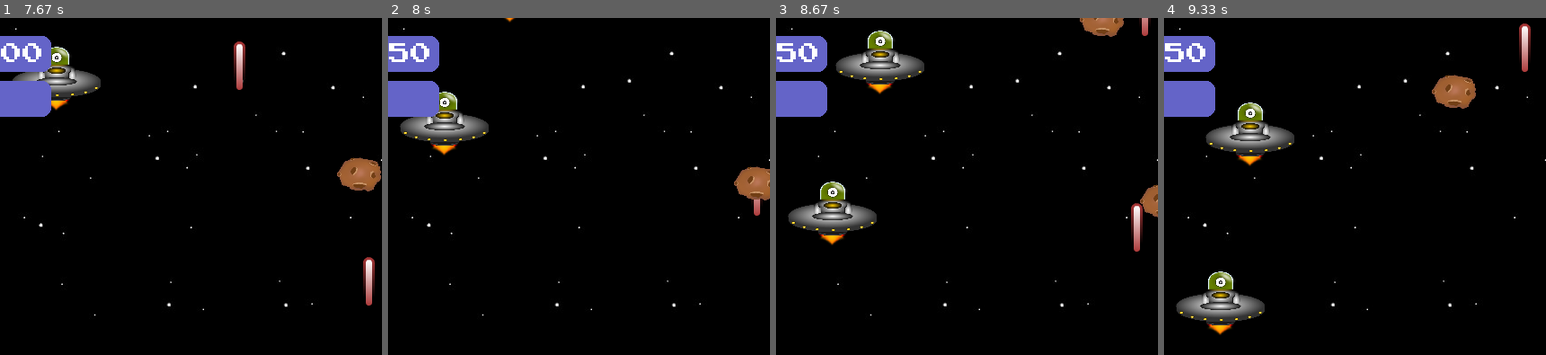
Above: before the commit, frames 1-4 (left to right).
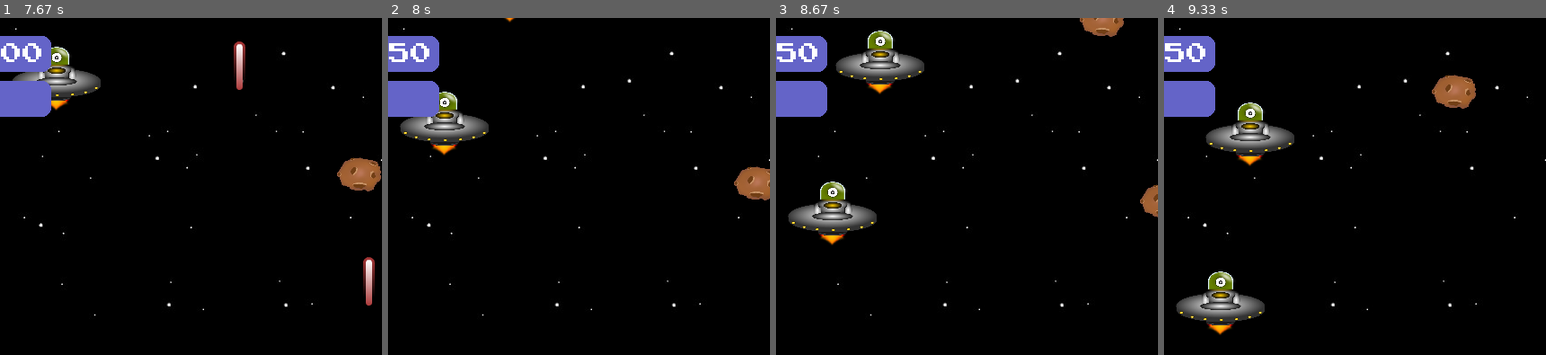
Above: after the commit, the same moments.

Repository: MicaeleGomes/Pygame
Game: pygame game, started from tela_principal.py
Same seed, same stepped clock (60 frames per second), same inputs: the game is played once before the commit and once after it.
Inputs:
- Up to frame 1 (7.67 s): hold Right 0.33-0.8 s; hold Right 0.83-1.3 s; hold Left 1.33-1.87 s; hold Left 1.9-2.3 s; hold Right 2.33-2.97 s; tap Space at 3, 3.4, 3.7, 3.9, 4.2, 4.4, 4.7, 4.9, 5.2, 5.47, 5.77, 5.9, 6.2, 6.57, 6.87, 7.07, 7.37, 7.57 s; hold Left 3.33-3.8 s; hold Right 3.83-4.3 s; hold Right 4.33-4.8 s; hold Left 4.83-5.37 s; hold Left 5.4-5.8 s; hold Right 5.83-6.47 s; hold Left 6.5-6.97 s; hold Right 7-7.47 s; hold Right from 7.5 s (still down)
- Up to frame 2 (8 s): tap Space at 7.87 s; release Right at 7.97 s
- Up to frame 3 (8.67 s): hold Left 8-8.53 s; tap Space at 8.07, 8.37, 8.63 s; hold Left from 8.57 s (still down)
- Up to frame 4 (9.33 s): tap Space at 8.93, 9.07 s; release Left at 8.97 s; hold Right from 9 s (still down)
The pictures show only the part of the screen within x 25-75%, y 0-50%; the shares and areas given below are measured in that part.

Frame 1 is identical in both runs. In frame 2, less than 0.1% of the frame differs, in the area x 95-99%, y 53-59%; in frame 3, 0.5%, in the area x 92-99%, y 0-70%; in frame 4, 0.4%.

Commit message:
Adicionando som de explosão quando o tiro colidir com Alien + Adicionando lógica para o tiro sumir se colidir com o asteroide.

Diff:
--- a/tela_principal.py
+++ b/tela_principal.py
@@ -75,7 +75,7 @@
 pygame.mixer.music.load('snd/somprincipal.ogg')
 pygame.mixer.music.set_volume(0.4)
 boom_sound = pygame.mixer.Sound('snd/expl3.wav')
-destroy_sound = pygame.mixer.Sound('snd/expl6.wav')
+assets['destroy_sound'] = pygame.mixer.Sound('snd/expl6.wav')
 colisao = pygame.mixer.Sound('snd/crash.ogg')
 assets['pew_sound'] = pygame.mixer.Sound('snd/pew.wav')
 assets['boom_sound'] = pygame.mixer.Sound('snd/expl3.wav')
@@ -345,9 +345,7 @@
         hits = pygame.sprite.groupcollide(all_aliens, all_bullets, True, True)
         for alien in hits: # As chaves são os elementos do primeiro grupo (aliens) que colidiram com alguma bala
             # O alien e destruido e precisa ser recriado
-            #----------------------COLOCA SOM------------------
-            # assets['destroy_sound'].play()
-            #----------------------COLOCA SOM-------------------
+            assets['destroy_sound'].play()
             a = Alien(assets)
             all_sprites.add(a)
             all_aliens.add(a)
@@ -359,7 +357,12 @@
             # Ganhou pontos!
             score += 100
 
-        # Verifica se houve colisão entre Asteroide e o Alien
+        # Verifica se houve colisão entre tiros e meteoros
+        bullet_hits_meteors = pygame.sprite.groupcollide(all_bullets, meteoros, True, False)
+        for bullet in bullet_hits_meteors:
+            bullet.kill()  # Remove o tiro visualmente
+
+        # Verifica se houve colisão entre meteoro e o nave
         colisao_meteoros = pygame.sprite.spritecollide(player, meteoros, True)
         if len(colisao_meteoros) > 0:
             # Toca o som da colisão
